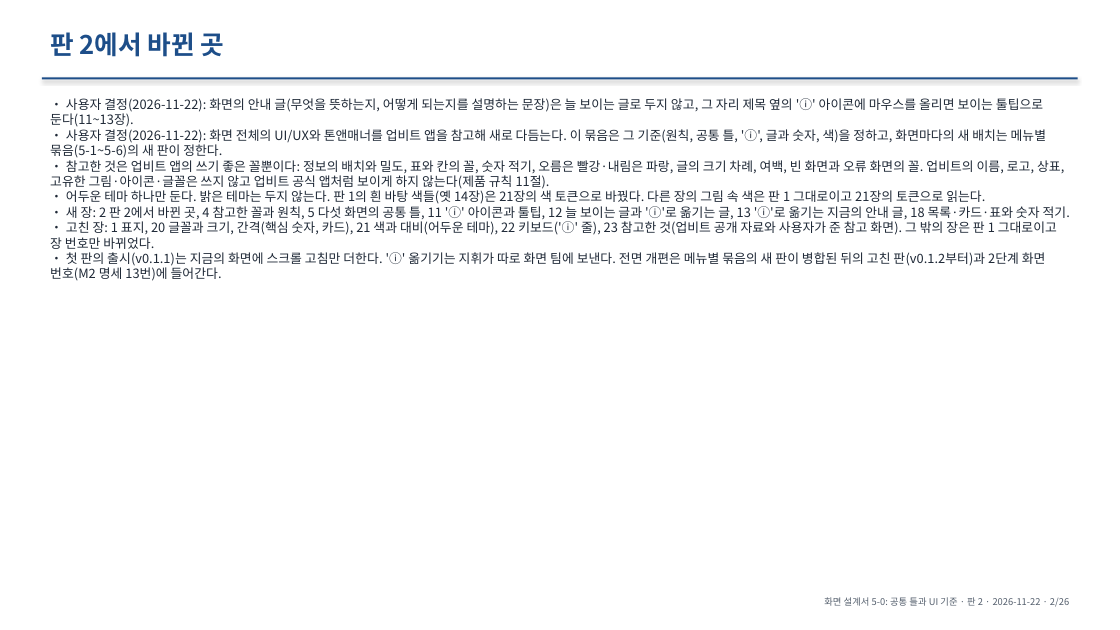
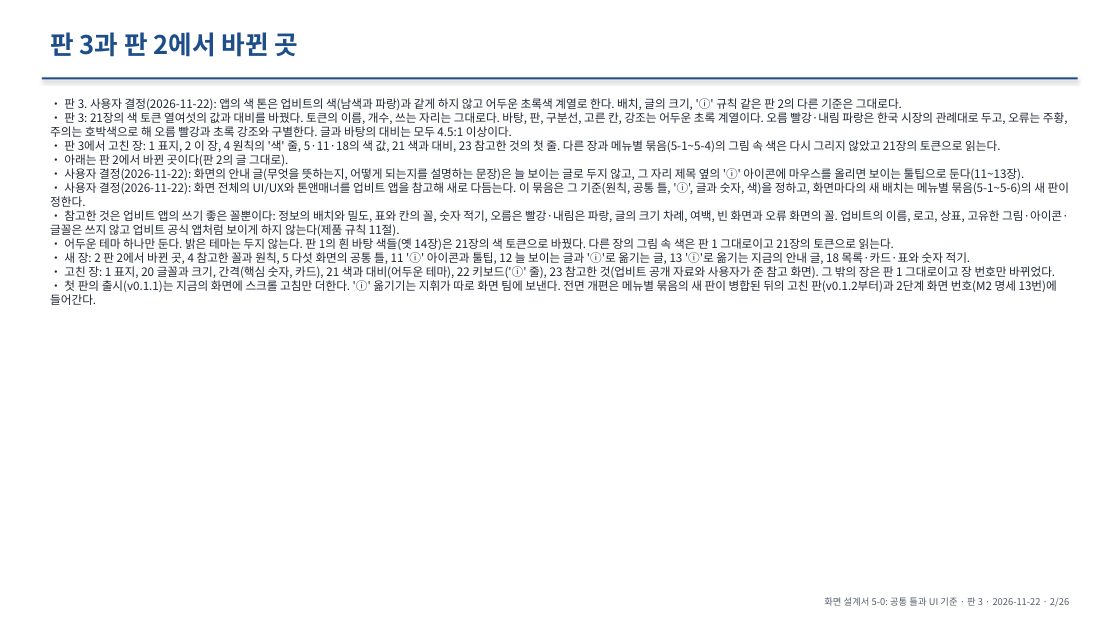
Before and after one commit to khy920723/coin-report-trader, a slide deck: slide 2 of docs/screen-design/02-ui-common.pptx. Drawn at 1120x630 pixels with LibreOffice and Linux fonts; fonts in the diff are those of the drawing. Boxes give left, top, right and bottom in pixels: in the first picture for what was removed or moved away, otherwise in the second. Text is boxed around its words. In the diff, an @@ line names an element or a change of style, - is before the commit and + after.

```diff
--- a/docs/screen-design/02-ui-common.pptx
+++ b/docs/screen-design/02-ui-common.pptx
@@ text at box(50, 32, 299, 57): text changed @@
-판 2에서 바뀐 곳
+판 3과 판 2에서 바뀐 곳
@@ text at box(50, 98, 1068, 166): paragraphs added @@
+• 판 3. 사용자 결정(2026-11-22): 앱의 색 톤은 업비트의 색(남색과 파랑)과 같게 하지 않고 어두운 초록색 계열로 한다. 배치, 글의 크기, 'ⓘ' 규칙 같은 판 2의 다른 기준은 그대로다.
+• 판 3: 21장의 색 토큰 열여섯의 값과 대비를 바꿨다. 토큰의 이름, 개수, 쓰는 자리는 그대로다. 바탕, 판, 구분선, 고른 칸, 강조는 어두운 초록 계열이다. 오름 빨강·내림 파랑은 한국 시장의 관례대로 두고, 오류는 주황, 주의는 호박색으로 해 오름 빨강과 초록 강조와 구별한다. 글과 바탕의 대비는 모두 4.5:1 이상이다.
+• 판 3에서 고친 장: 1 표지, 2 이 장, 4 원칙의 '색' 줄, 5·11·18의 색 값, 21 색과 대비, 23 참고한 것의 첫 줄. 다른 장과 메뉴별 묶음(5-1~5-4)의 그림 속 색은 다시 그리지 않았고 21장의 토큰으로 읽는다.
+• 아래는 판 2에서 바뀐 곳이다(판 2의 글 그대로).
@@ text at box(50, 168, 1069, 305): size 11 to 10 pt in "• 사용자 결정(2026-11-22): 화면의 안내 글(무엇을 뜻하는지, ...", "• 사용자 결정(2026-11-22): 화면 전체의 UI/UX와 톤앤매너를 ...", "• 참고한 것은 업비트 앱의 쓰기 좋은 ...", "• 어두운 테마 하나만 둔다. 밝은 테마는 ..." and 3 more places @@
```
Also in this commit, not shown: 25 other slides changed, 5 other files.
